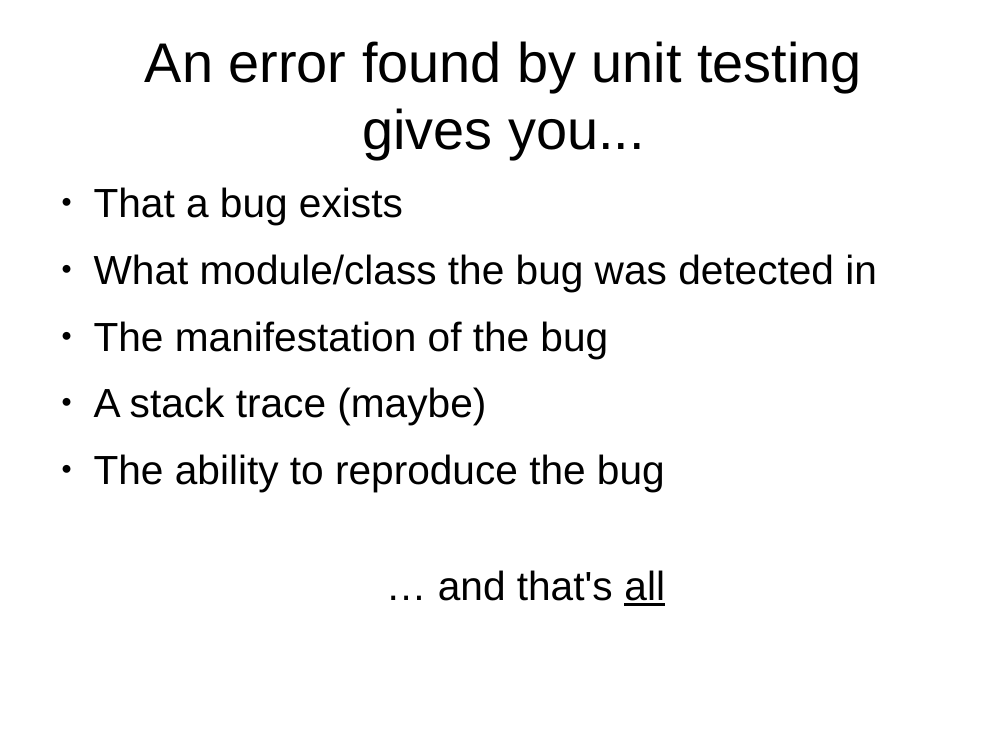
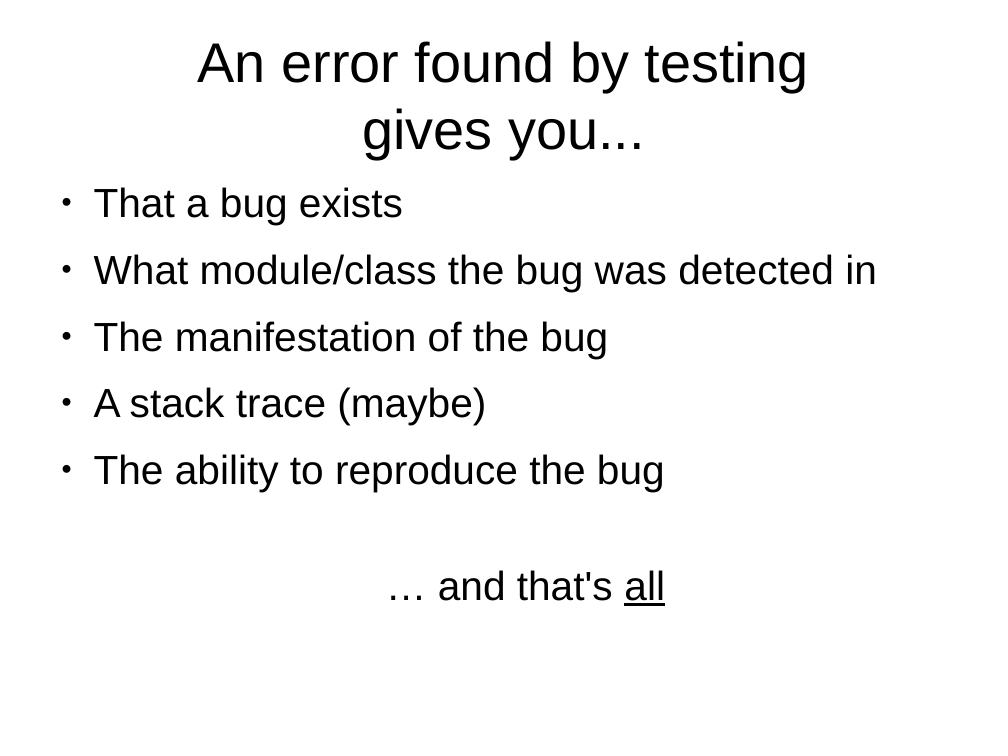
Before and after one commit to bhurt/presentations, a slide deck: slide 30 of statictyping.odp (slide 17 before the commit). Drawn at 1008x756 pixels with LibreOffice and Linux fonts; fonts in the diff are those of the drawing. Boxes give left, top, right and bottom in pixels: in the first picture for what was removed or moved away, otherwise in the second. Text is boxed around its words. In the diff, an @@ line names an element or a change of style, - is before the commit and + after.

```diff
--- a/statictyping.odp
+++ b/statictyping.odp
@@ title at [198,41,809,159]: text changed @@
-An error found by unit testing
-gives you...
+An error found by testing
+gives you...
```
Also in this commit, not shown: 2 other slides changed, 17 slides added, 7 slides removed.
